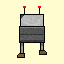
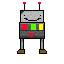
Before/after of a 64px x 64px layered artwork. What changed in the layer stack:
hid "Layer 10" over [17, 6, 47, 58]
showed "Layer 1", opacity 15% → 100%, painted on it over [17, 2, 47, 54]
hid "Background" over [0, 0, 64, 64]
